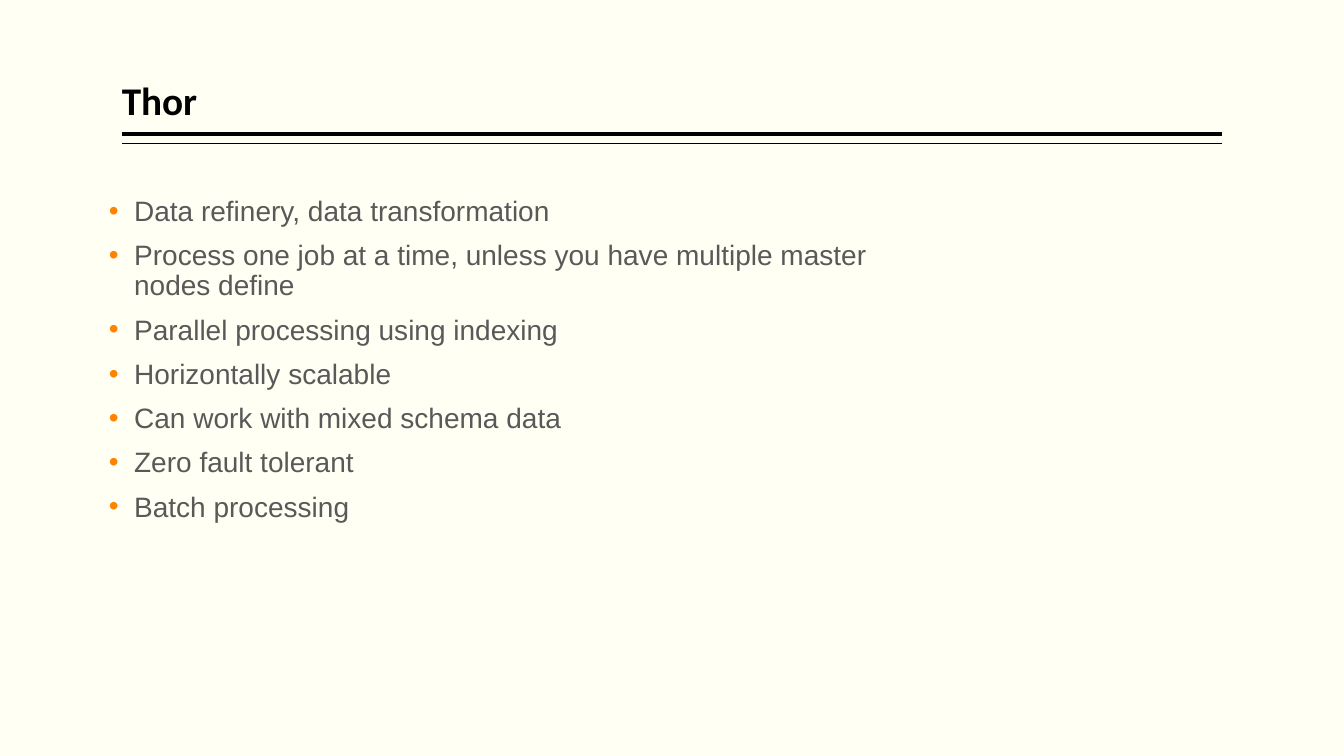
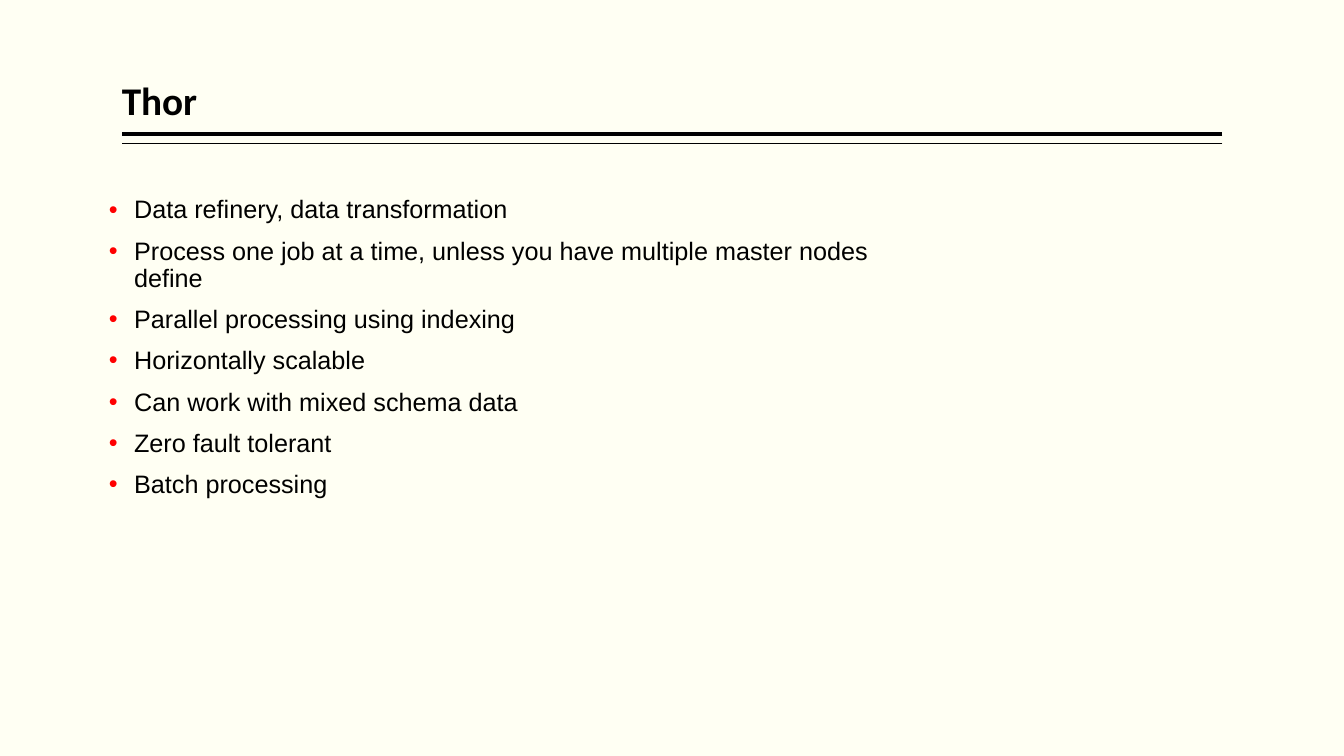
Before and after one commit to hpccsystems-solutions-lab/NCF-2021, a slide deck: slide 12 of BigData-ECL-NCF2021.pptx. Drawn at 1344x756 pixels with LibreOffice and Linux fonts; fonts in the diff are those of the drawing. Boxes give left, top, right and bottom in pixels: in the first picture for what was removed or moved away, otherwise in the second. Text is boxed around its words. In the diff, an @@ line names an element or a change of style, - is before the commit and + after.

```diff
--- a/BigData-ECL-NCF2021.pptx
+++ b/BigData-ECL-NCF2021.pptx
@@ text "Data refinery, data transformation" at <box>134,199,868,499</box>: size 20 to 18 pt, text colour #595959 to #000000; bullet colour #FF8200 to #FF0000 @@
```
Also in this commit, not shown: 5 other slides changed, 7 other files.
